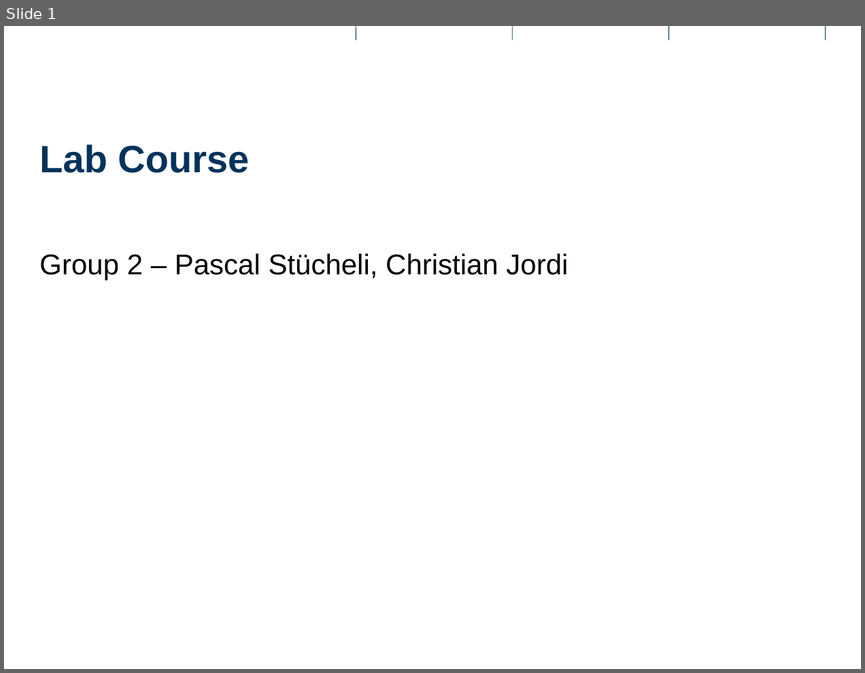
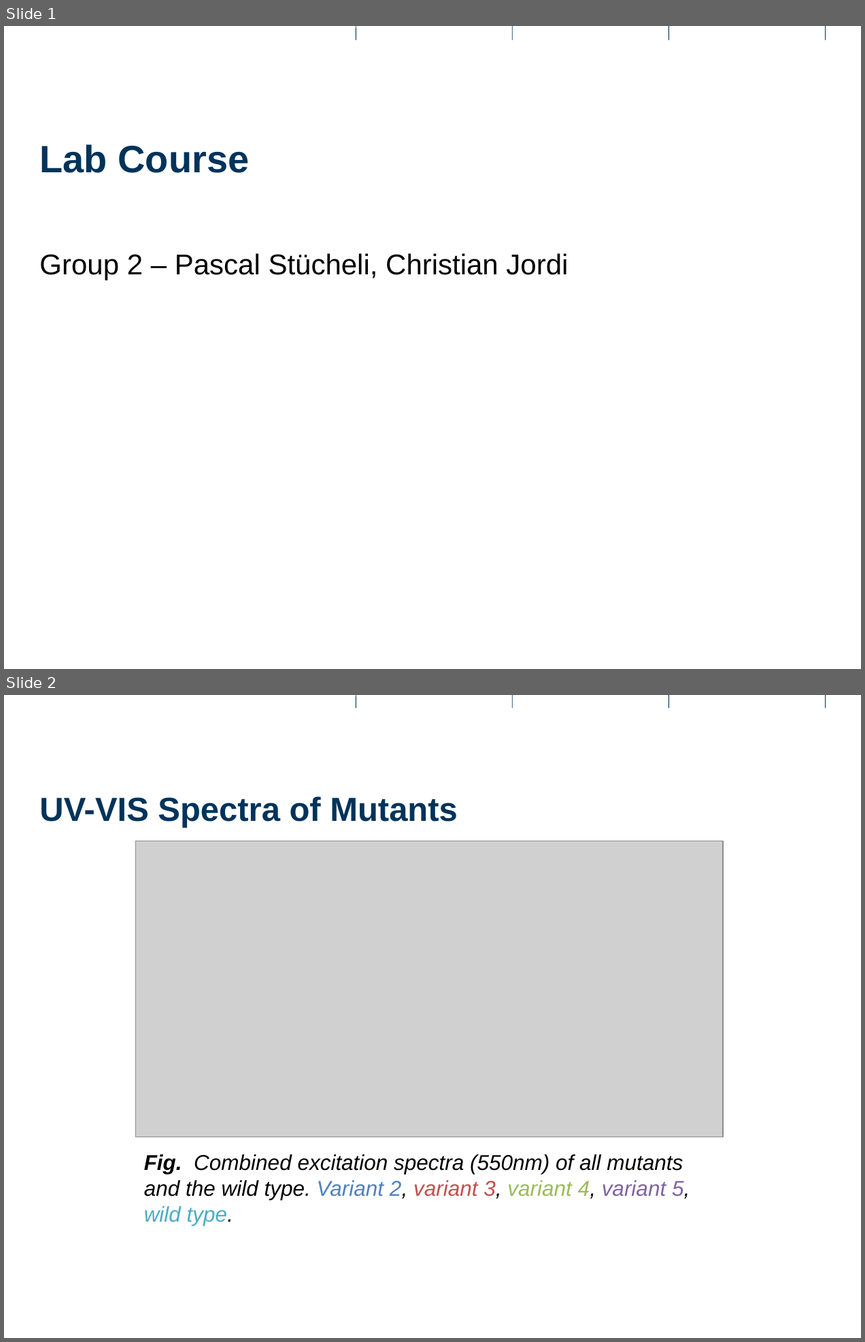
Before and after one commit to Pascal-Stucheli/Lab-Work, a slide deck: Presentation.pptx. Shown one above the other, each under a label of ours: slide 1 before the commit, slides 1 and 2 after it. The pictures are 865x673 and 865x1342 pixels, drawn with LibreOffice and Linux fonts; fonts in the diff are those of the drawing; grey boxes stand for pictures; background and template pictures are left out. Boxes give left, top, right and bottom in pixels: in the first picture for what was removed or moved away, otherwise in the second. Text is boxed around its words. In the diff, an @@ line names an element or a change of style, - is before the commit and + after.

```diff
--- a/Presentation.pptx
+++ b/Presentation.pptx
@@ slide 2 added at <box>4,695,861,1338</box>, background #FFFFFF @@
@@ line added from (356, 695) to (356, 708), #00335B 0.5 pt @@
@@ line added from (512, 695) to (512, 708), #00335B 0.5 pt @@
@@ line added from (669, 695) to (669, 708), #00335B 0.5 pt @@
@@ line added from (825, 695) to (825, 708), #00335B 0.5 pt @@
@@ title added at <box>39,796,458,828</box>, 28 pt, text #00335B, bold @@
+UV-VIS Spectra of Mutants
@@ picture added at <box>136,841,723,1136</box> @@
@@ text added at <box>144,1154,689,1225</box>, 18 pt, text #000000, italic @@
+Fig. Combined excitation spectra (550nm) of all mutants and the wild type. Variant 2, variant 3, variant 4, variant 5, wild type.
@@ line added from (209, 1322) to (209, 1338), #FFFFFF 0.5 pt @@
@@ line added from (669, 1322) to (669, 1338), #FFFFFF 0.5 pt @@
```
Also in this commit, not shown: 3 other slides added, 1 slide removed, 4 other files.
